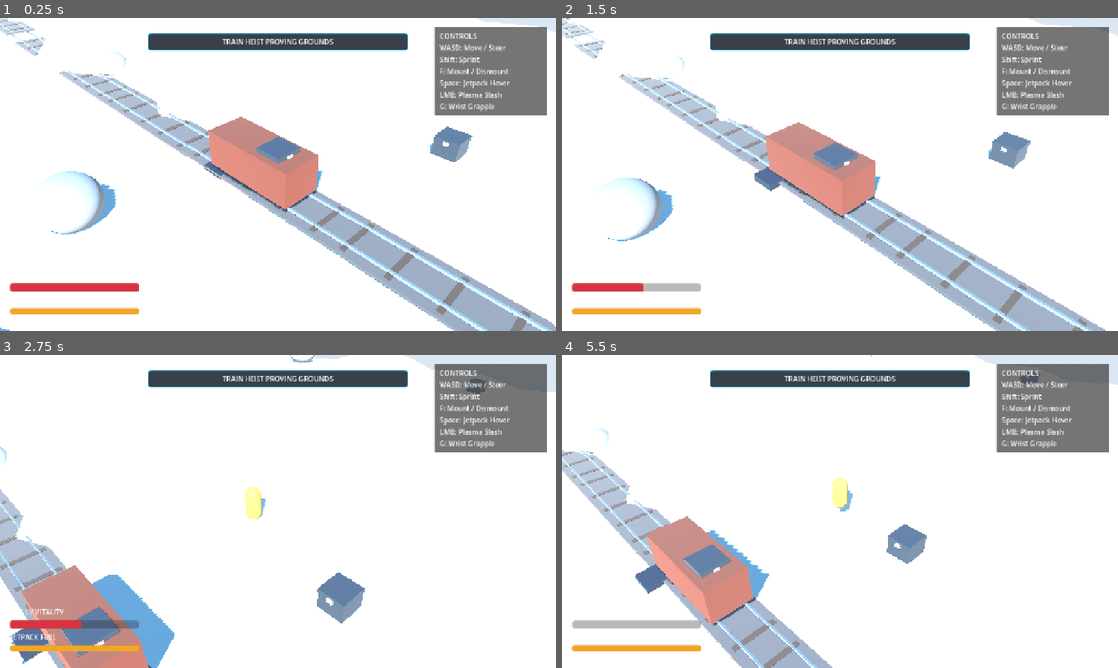
Above: before the commit, frames 1-4 (two rows, left to right).
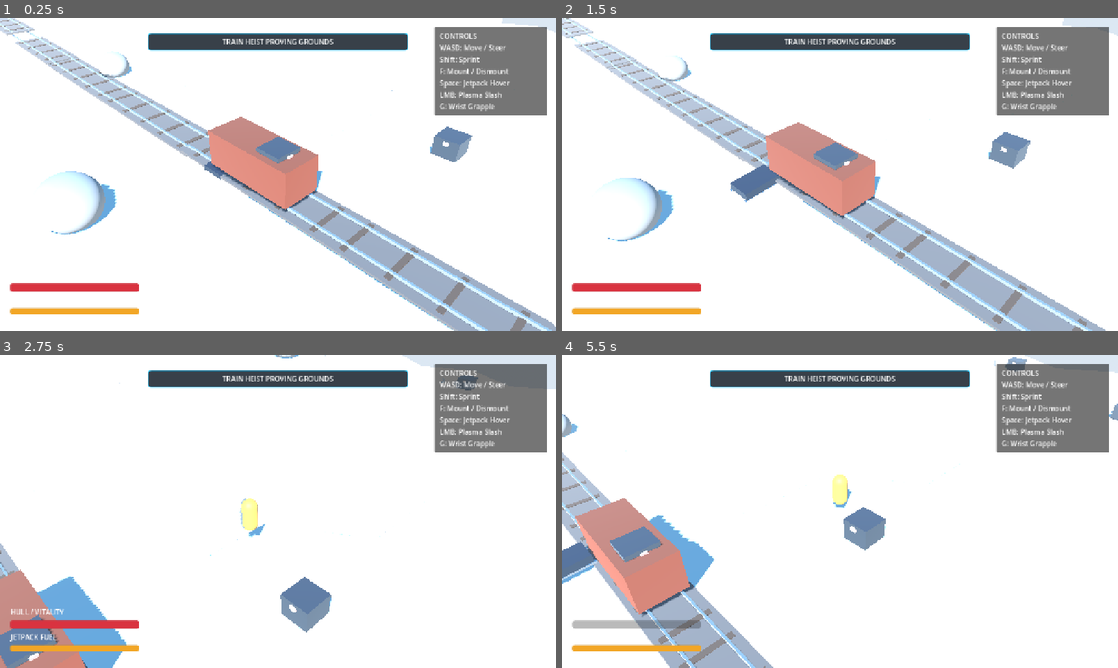
Above: after the commit, the same moments.

Repository: mcintalmo/drift
Game: Godot game, scene res://scenes/world/ProceduralSectorSandbox.tscn
Same seed, same stepped clock (60 frames per second), same inputs: the game is played once before the commit and once after it. This scene is started directly instead of the project's main scene.
Inputs (mouse positions are in pixels of both pictures, inside the frame that each line leads up to):
- Up to frame 1 (0.25 s): no input
- Up to frame 2 (1.5 s): tap Enter (ui_accept) at 0.5, 0.77 s; move the mouse to (962, 158) at 0.52 s; hold E (pilot_lean_right) 0.53-1.25 s; click (962, 158) at 0.6 s; drag from (728, 190) to (812, 237) at 1.27 s
- Up to frame 3 (2.75 s): move the mouse to (333, 442) at 2.02 s; hold E (pilot_lean_right) from 2.03 s (still down); tap G (pilot_wrist_grapple) at 2.1 s
- Up to frame 4 (5.5 s): release E (pilot_lean_right) at 2.75 s; drag from (812, 574) to (673, 464) at 2.77 s; move the mouse to (1006, 558) at 3.52 s; hold Q (pilot_lean_left) 3.53-4.25 s; hold Right mouse button (winch_quick) 3.53-4.25 s; tap Enter (ui_accept) at 3.77, 4.25, 5 s; drag from (673, 464) to (756, 433) at 4.27 s; move the mouse to (867, 511) at 5.02 s; hold S (brake_reverse) from 5.03 s (still down); tap R at 5.1 s; click (867, 511) at 5.17 s

The runs differ from the first frame. In frame 1, 0.9% of the frame differs, in the area x 0-91%, y 0-100%; in frame 2, 1.7%; in frame 3, 11%; in frame 4, 17%, in the area x 0-100%, y 0-100%.

Commit message:
Implement 3D slope-aligned kinematics with ballistic airborne ramp launches, and 90-degree straight vertical cliff faces

Diff:
--- a/scripts/components/inertial_drift_component.gd
+++ b/scripts/components/inertial_drift_component.gd
@@ -21,6 +21,7 @@
 @export var current_surface: StringName = &"pack"
 @export var is_drifting: bool = false
 @export var is_boosting: bool = false
+@export var is_grounded: bool = true
 
 var velocity_3d: Vector3 = Vector3.ZERO
 var heading_angle_rad: float = 0.0
@@ -54,9 +55,19 @@
 	pilot_lean_axis = clampf(lean_input, -1.0, 1.0)
 	_update_surface_detection()
 
+	# Ground Contact & Surface Normal Detection
+	var ground_normal: Vector3 = Vector3.UP
+	is_grounded = false
+	if ground_raycast and ground_raycast.is_colliding():
+		ground_normal = ground_raycast.get_collision_normal()
+		is_grounded = true
+	elif target_body.is_on_floor():
+		ground_normal = target_body.get_floor_normal()
+		is_grounded = true
+
 	# 1. Update Drift State
 	var was_drifting: bool = is_drifting
-	is_drifting = drift_input and ground_raycast and ground_raycast.is_colliding()
+	is_drifting = drift_input and is_grounded
 	if is_drifting != was_drifting:
 		if is_drifting:
 			drift_started.emit()
@@ -68,86 +79,102 @@
 	var base_steer_speed: float = deg_to_rad(stats.steer_speed_deg_per_sec if stats else 95.0)
 	var effective_steer_speed: float = base_steer_speed
 
-	if is_drifting and stats:
+	if not is_grounded:
+		effective_steer_speed *= 0.4 # Reduced steering authority in air
+	elif is_drifting and stats:
 		effective_steer_speed *= stats.drift_yaw_multiplier
 
 	if runners:
 		effective_steer_speed *= runners.steering_bite_multiplier
 
-	# Asymmetrical mass drag yaw bias (sled pulls toward heavy side)
-	var forward_velocity: float = velocity_3d.length()
-	var yaw_bias: float = (external_com_lateral_offset_m / 0.25) * deg_to_rad(3.5) * clampf(forward_velocity / 12.0, 0.0, 1.5)
+	# Asymmetrical mass drag yaw bias
+	var speed_mag: float = velocity_3d.length()
+	var yaw_bias: float = (external_com_lateral_offset_m / 0.25) * deg_to_rad(3.5) * clampf(speed_mag / 12.0, 0.0, 1.5)
 
 	heading_angle_rad -= (steer_input * effective_steer_speed + yaw_bias) * delta
 
-	var forward_dir: Vector3 = Vector3(-sin(heading_angle_rad), 0.0, -cos(heading_angle_rad)).normalized()
-	var right_dir: Vector3 = Vector3(cos(heading_angle_rad), 0.0, -sin(heading_angle_rad)).normalized()
-
-	# 3. Thrust Force Calculation
-	var thrust_force: Vector3 = Vector3.ZERO
-	if engine:
-		if throttle_input > 0.0:
-			var forward_thrust: float = engine.max_forward_thrust * throttle_input
-			if is_boosting:
-				forward_thrust *= engine.boost_multiplier
-			thrust_force += forward_dir * forward_thrust
-		elif throttle_input < 0.0:
-			var reverse_thrust: float = engine.max_reverse_thrust * absf(throttle_input)
-			thrust_force -= forward_dir * reverse_thrust
-
-	# 4. Momentum & Friction Decomposition (XZ Plane)
-	var horizontal_velocity: Vector3 = Vector3(velocity_3d.x, 0.0, velocity_3d.z)
-	var forward_speed: float = horizontal_velocity.dot(forward_dir)
-	var lateral_speed: float = horizontal_velocity.dot(right_dir)
-
-	# Longitudinal rolling drag
-	var longitudinal_drag_force: Vector3 = -forward_dir * (forward_speed * current_friction.y * 30.0)
-
-	# Lateral slip friction
-	var lateral_friction_coeff: float = current_friction.x
-	if is_drifting:
-		lateral_friction_coeff *= 0.25 # Break traction during handbrake
-
-	var max_lateral_grip_force: float = lateral_friction_coeff * current_total_mass_kg * GRAVITY
-	var desired_lateral_braking_force: float = -(lateral_speed * current_total_mass_kg) / delta
-	var clamped_lateral_force_mag: float = clampf(desired_lateral_braking_force, -max_lateral_grip_force, max_lateral_grip_force)
-	var lateral_friction_force: Vector3 = right_dir * clamped_lateral_force_mag
-
-	# 5. Integrate Accelerations
-	var total_horizontal_forces: Vector3 = thrust_force + longitudinal_drag_force + lateral_friction_force + Vector3(external_force.x, 0.0, external_force.z)
-	var horizontal_accel: Vector3 = total_horizontal_forces / maxf(1.0, current_total_mass_kg)
-
-	horizontal_velocity += horizontal_accel * delta
-
-	# Coasting deceleration when no throttle is pressed
-	if is_zero_approx(throttle_input):
-		var coast_friction: float = current_friction.y * 2.5
-		horizontal_velocity = horizontal_velocity.move_toward(Vector3.ZERO, coast_friction * GRAVITY * delta)
-
-	var max_speed: float = engine.top_speed_ms if engine else 38.0
-	if is_boosting:
-		max_speed *= 1.35
-	if horizontal_velocity.length() > max_speed:
-		horizontal_velocity = horizontal_velocity.normalized() * max_speed
-
-	# 6. Vertical Gravity Integration
-	var vertical_velocity_y: float = velocity_3d.y
-	if ground_raycast and ground_raycast.is_colliding():
-		vertical_velocity_y = 0.0
+	var forward_yaw: Vector3 = Vector3(-sin(heading_angle_rad), 0.0, -cos(heading_angle_rad)).normalized()
+	var right_yaw: Vector3 = Vector3(cos(heading_angle_rad), 0.0, -sin(heading_angle_rad)).normalized()
+
+	# 3. Slope-Aligned Coordinate Frame
+	var forward_slope: Vector3 = forward_yaw
+	var right_slope: Vector3 = right_yaw
+
+	if is_grounded and ground_normal.y > 0.3:
+		forward_slope = (forward_yaw - ground_normal * forward_yaw.dot(ground_normal)).normalized()
+		right_slope = (right_yaw - ground_normal * right_yaw.dot(ground_normal)).normalized()
+
+	if is_grounded:
+		# === GROUND DRIVING & SLOPE KINEMATICS ===
+		# Thrust Force along slope plane
+		var thrust_force: Vector3 = Vector3.ZERO
+		if engine:
+			if throttle_input > 0.0:
+				var forward_thrust: float = engine.max_forward_thrust * throttle_input
+				if is_boosting:
+					forward_thrust *= engine.boost_multiplier
+				thrust_force = forward_slope * forward_thrust
+			elif throttle_input < 0.0:
+				var reverse_thrust: float = engine.max_reverse_thrust * absf(throttle_input)
+				thrust_force = -forward_slope * reverse_thrust
+
+		# Decompose velocity in slope frame
+		var forward_speed: float = velocity_3d.dot(forward_slope)
+		var lateral_speed: float = velocity_3d.dot(right_slope)
+
+		# Longitudinal rolling drag
+		var longitudinal_drag: Vector3 = -forward_slope * (forward_speed * current_friction.y * 25.0)
+
+		# Lateral slip friction
+		var lateral_friction_coeff: float = current_friction.x
+		if is_drifting:
+			lateral_friction_coeff *= 0.25 # Break traction during handbrake
+
+		var max_lateral_grip: float = lateral_friction_coeff * current_total_mass_kg * GRAVITY
+		var desired_lateral_braking: float = -(lateral_speed * current_total_mass_kg) / delta
+		var clamped_lateral_force: float = clampf(desired_lateral_braking, -max_lateral_grip, max_lateral_grip)
+		var lateral_friction: Vector3 = right_slope * clamped_lateral_force
+
+		# Gravity slope pull: pulling down hills naturally
+		var gravity_slope_force: Vector3 = Vector3.DOWN * (current_total_mass_kg * GRAVITY)
+		var gravity_along_slope: Vector3 = gravity_slope_force - ground_normal * gravity_slope_force.dot(ground_normal)
+
+		# Total Forces
+		var total_forces: Vector3 = thrust_force + longitudinal_drag + lateral_friction + gravity_along_slope + external_force
+		var accel: Vector3 = total_forces / maxf(1.0, current_total_mass_kg)
+
+		velocity_3d += accel * delta
+
+		# Coasting deceleration
+		if is_zero_approx(throttle_input):
+			var coast_friction: float = current_friction.y * 3.0
+			velocity_3d = velocity_3d.move_toward(Vector3.ZERO, coast_friction * GRAVITY * delta)
+
+		var max_speed: float = engine.top_speed_ms if engine else 38.0
+		if is_boosting:
+			max_speed *= 1.35
+		if velocity_3d.length() > max_speed:
+			velocity_3d = velocity_3d.normalized() * max_speed
+
 	else:
-		vertical_velocity_y -= GRAVITY * delta
-	vertical_velocity_y += (external_force.y / maxf(1.0, current_total_mass_kg)) * delta
-
-	velocity_3d = Vector3(horizontal_velocity.x, vertical_velocity_y, horizontal_velocity.z)
+		# === AIRBORNE BALLISTIC FLIGHT (RAMP LAUNCH) ===
+		# In air, preserve 3D launch momentum and apply true downward gravity
+		velocity_3d.y -= GRAVITY * delta
+		velocity_3d += (external_force / maxf(1.0, current_total_mass_kg)) * delta
+
+		# Gentle airborne aerodynamic drag
+		velocity_3d.x = move_toward(velocity_3d.x, 0.0, 0.5 * delta)
+		velocity_3d.z = move_toward(velocity_3d.z, 0.0, 0.5 * delta)
+
 	target_body.velocity = velocity_3d
 	target_body.move_and_slide()
 	velocity_3d = target_body.velocity
 
-	# 7. Roll & Pitch Alignment to Ground Slopes (Basis Transformation)
-	_update_attitude_dynamics(delta, forward_dir, lateral_speed, steer_input, horizontal_velocity.length())
+	# 7. Attitude Dynamics (Roll & Slope/Airborne Pitch)
+	_update_attitude_dynamics(delta, forward_yaw, ground_normal)
 
 	# 8. Signals
-	var speed_kmh: float = horizontal_velocity.length() * 3.6
+	var speed_kmh: float = velocity_3d.length() * 3.6
 	linear_speed_changed.emit(speed_kmh)
 
 func _update_surface_detection() -> void:
@@ -169,37 +196,37 @@
 		return runners.get_friction_for_surface(current_surface)
 	return Vector2(0.75, 0.15)
 
-func _update_attitude_dynamics(delta: float, forward_dir: Vector3, lateral_speed: float, steer_input: float, speed_mag: float) -> void:
-	# 1. Static gravity tilt from lateral COM offset
+func _update_attitude_dynamics(delta: float, forward_yaw: Vector3, ground_normal: Vector3) -> void:
+	var right_yaw: Vector3 = Vector3(forward_yaw.z, 0.0, -forward_yaw.x)
+	var horiz_vel: Vector3 = Vector3(velocity_3d.x, 0.0, velocity_3d.z)
+	var lateral_speed: float = horiz_vel.dot(right_yaw)
+	var speed_mag: float = horiz_vel.length()
+
+	# 1. Roll Dynamics (Static COM + Centrifugal - Pilot Lean)
 	var static_com_roll: float = (external_com_lateral_offset_m / 0.20) * deg_to_rad(20.0)
-
-	# 2. Dynamic centrifugal roll during turns (amplified by height)
 	var height_factor: float = clampf(external_com_height_m / 0.25, 0.5, 2.5)
-	var centrifugal_roll: float = ((lateral_speed * 0.05) + (steer_input * (speed_mag / 16.0) * deg_to_rad(14.0))) * height_factor
-
-	# 3. Pilot counter-lean stabilization (Q / E)
+	var centrifugal_roll: float = (lateral_speed * 0.05) * height_factor
 	var pilot_lean: float = pilot_lean_axis * deg_to_rad(18.0)
 
 	var target_roll_rad: float = clampf(static_com_roll + centrifugal_roll - pilot_lean, deg_to_rad(-45.0), deg_to_rad(45.0))
 	var restore_speed: float = stats.roll_restoring_stiffness if stats else 6.0
 	roll_angle_rad = lerpf(roll_angle_rad, target_roll_rad, restore_speed * delta)
 
-	# 4. Ground Slope Pitch Alignment
+	# 2. Pitch Dynamics (Ground Slope or Airborne Flight Path)
 	var target_pitch_rad: float = 0.0
-	if ground_raycast and ground_raycast.is_colliding():
-		var ground_normal: Vector3 = ground_raycast.get_collision_normal()
-		# Projection of ground normal along vehicle forward heading
-		# When pointing downhill: normal has component along heading -> pitches forward
-		var slope_dot: float = forward_dir.dot(ground_normal)
-		target_pitch_rad = clampf(asin(-slope_dot), deg_to_rad(-35.0), deg_to_rad(35.0))
-	elif target_body.is_on_floor():
-		var floor_normal: Vector3 = target_body.get_floor_normal()
-		var slope_dot: float = forward_dir.dot(floor_normal)
-		target_pitch_rad = clampf(asin(-slope_dot), deg_to_rad(-35.0), deg_to_rad(35.0))
-
-	pitch_angle_rad = lerpf(pitch_angle_rad, target_pitch_rad, 8.0 * delta)
-
-	# Apply combined Heading (Y), Pitch (X local), and Roll (Z local)
+	if is_grounded:
+		# Downhill / Uphill slope alignment
+		var slope_dot: float = forward_yaw.dot(ground_normal)
+		target_pitch_rad = clampf(asin(-slope_dot), deg_to_rad(-40.0), deg_to_rad(40.0))
+		pitch_angle_rad = lerpf(pitch_angle_rad, target_pitch_rad, 10.0 * delta)
+	else:
+		# Airborne trajectory alignment (points nose into flight path arc)
+		if speed_mag > 3.0:
+			var flight_pitch: float = atan2(velocity_3d.y, speed_mag)
+			target_pitch_rad = clampf(flight_pitch, deg_to_rad(-45.0), deg_to_rad(40.0))
+		pitch_angle_rad = lerpf(pitch_angle_rad, target_pitch_rad, 5.0 * delta)
+
+	# Construct 3D Orthogonal Basis
 	var heading_basis: Basis = Basis(Vector3.UP, heading_angle_rad)
 	var pitch_basis: Basis = Basis(Vector3(1, 0, 0), pitch_angle_rad)
 	var roll_basis: Basis = Basis(Vector3(0, 0, -1), roll_angle_rad)
--- a/scripts/world/hex_world_tile.gd
+++ b/scripts/world/hex_world_tile.gd
@@ -11,6 +11,7 @@
 @export var base_elevation_m: float = 0.0
 @export var is_hot_spring: bool = false
 @export var is_glacial_chasm: bool = false
+@export var is_plateau_cliff: bool = false
 
 var _static_body: StaticBody3D
 var _mesh_instance: MeshInstance3D
@@ -23,7 +24,7 @@
 	if not _static_body:
 		_build_tile_geometry([])
 
-## Initializes the hex tile with smooth big hills, macro plateau tiers, and sheer glacial chasm cliffs
+## Initializes the hex tile with smooth rideable hills, discrete plateau tiers, and 90-degree straight vertical cliffs
 func initialize_tile(coord: Vector2i, biome: Resource, seed_val: int, hot_spring_flag: bool = false) -> void:
 	axial_coord = coord
 	biome_data = biome if biome else SectorBiomeDataClass.new()
@@ -34,7 +35,7 @@
 	var world_x: float = tile_outer_radius_m * SQRT_3 * (float(coord.x) + float(coord.y) * 0.5)
 	var world_z: float = tile_outer_radius_m * 1.5 * float(coord.y)
 
-	# 1. Gentle, smooth rolling base elevation noise
+	# 1. Gentle continuous rolling base elevation (creates smooth rolling hills)
 	var base_noise: FastNoiseLite = FastNoiseLite.new()
 	base_noise.seed = seed_val
 	var freq: float = biome_data.get("elevation_frequency") if "elevation_frequency" in biome_data else 0.012
@@ -42,20 +43,23 @@
 	base_noise.frequency = freq
 	base_elevation_m = base_noise.get_noise_2d(world_x, world_z) * amp
 
-	# 2. Big Hill / Plateau Tiering (Ride-downable slopes)
+	# 2. Discrete Macro Plateau / Chasm Tiers (Forms 100% straight vertical cliffs)
 	var plateau_noise: FastNoiseLite = FastNoiseLite.new()
 	plateau_noise.seed = seed_val + 7771
 	plateau_noise.frequency = 0.008
 	var p_val: float = plateau_noise.get_noise_2d(world_x, world_z)
 	var p_thresh: float = biome_data.get("plateau_threshold") if "plateau_threshold" in biome_data else 0.28
 	var tier_h: float = biome_data.get("plateau_tier_height_m") if "plateau_tier_height_m" in biome_data else 3.5
+
+	var macro_tier_offset: float = 0.0
 	if p_val > p_thresh:
-		base_elevation_m += tier_h # Big hill plateau tier (smooth ride-downable slope)
+		is_plateau_cliff = true
+		macro_tier_offset = tier_h # Elevated plateau tier with straight vertical cliff walls
 	elif p_val < -0.38 and not is_hot_spring:
 		is_glacial_chasm = true
-		base_elevation_m -= 6.5 # Sheer glacial gorge chasm
-
-	position = Vector3(world_x, base_elevation_m, world_z)
+		macro_tier_offset = -6.5 # Sunken glacial gorge with straight vertical chasm walls
+
+	position = Vector3(world_x, base_elevation_m + macro_tier_offset, world_z)
 
 	if is_hot_spring:
 		surface_type = &"slush"
@@ -68,14 +72,14 @@
 		else:
 			surface_type = &"pack"
 
-	# Compute exact continuous corner vertex heights in world space
-	_cached_corner_heights = _compute_continuous_corner_heights(world_x, world_z, base_noise, amp, plateau_noise, p_thresh, tier_h)
+	# Corner heights only sample continuous rolling hill noise (keeps tile surface smooth and clean)
+	_cached_corner_heights = _compute_continuous_corner_heights(world_x, world_z, base_noise, amp)
 
 	_build_tile_geometry(_cached_corner_heights)
 	_spawn_procedural_features(seed_val)
 
-## Evaluates continuous world-space noise height at the 6 exact corner vertex coordinates
-func _compute_continuous_corner_heights(center_x: float, center_z: float, base_noise: FastNoiseLite, amp: float, plateau_noise: FastNoiseLite, p_thresh: float, tier_h: float) -> Array[float]:
+## Evaluates continuous world-space rolling noise height at the 6 corner vertices
+func _compute_continuous_corner_heights(center_x: float, center_z: float, base_noise: FastNoiseLite, amp: float) -> Array[float]:
 	var corner_heights: Array[float] = []
 
 	for i: int in range(6):
@@ -83,17 +87,10 @@
 		var corner_world_x: float = center_x + (tile_outer_radius_m * cos(angle_rad))
 		var corner_world_z: float = center_z + (tile_outer_radius_m * sin(angle_rad))
 
-		# Sample continuous base elevation
+		# Sample continuous base rolling elevation
 		var corner_world_elevation: float = base_noise.get_noise_2d(corner_world_x, corner_world_z) * amp
 
-		# Sample plateau tier at this exact corner coordinate (big hill slope)
-		var p_val: float = plateau_noise.get_noise_2d(corner_world_x, corner_world_z)
-		if p_val > p_thresh:
-			corner_world_elevation += tier_h
-		elif p_val < -0.38 and not is_hot_spring:
-			corner_world_elevation -= 6.5
-
-		# Relative Y height offset in this tile's local coordinate space
+		# Relative Y height offset in this tile's local space
 		var local_y: float = corner_world_elevation - base_elevation_m
 		corner_heights.append(local_y)
 
@@ -110,7 +107,7 @@
 	_static_body.set_meta(&"surface_type", surface_type)
 	add_child(_static_body)
 
-	var depth: float = 8.0 if is_glacial_chasm else 4.0
+	var depth: float = 9.0 if (is_glacial_chasm or is_plateau_cliff) else 5.0
 	var hex_mesh: ArrayMesh = _generate_model_c_mesh(tile_outer_radius_m, depth, corner_heights)
 
 	_mesh_instance = MeshInstance3D.new()
@@ -138,9 +135,10 @@
 		var vz: float = radius * sin(angle_rad)
 		var vy: float = corner_heights[i] if i < corner_heights.size() else 0.0
 		top_vertices.append(Vector3(vx, vy, vz))
+		# Bottom vertices are straight down vertically at identical X/Z coordinates
 		bottom_vertices.append(Vector3(vx, -depth, vz))
 
-	# Center Vertex: gentle shallow basin if hot spring (-0.9m), level if normal terrain
+	# Center Vertex: shallow basin if hot spring (-0.9m), level if normal terrain
 	var center_y: float = -0.9 if is_hot_spring else 0.0
 	var top_center: Vector3 = Vector3(0.0, center_y, 0.0)
 	var bottom_center: Vector3 = Vector3(0.0, -depth, 0.0)
@@ -160,7 +158,7 @@
 		st.set_normal(face_normal)
 		st.add_vertex(v3)
 
-	# Side Skirts (Cliff Walls down to depth)
+	# Side Skirts (100% straight vertical 90-degree cliff walls dropping down to depth)
 	for i: int in range(6):
 		var next_i: int = (i + 1) % 6
 		var t1: Vector3 = top_vertices[i]
@@ -196,6 +194,10 @@
 		mat.albedo_color = Color(0.18, 0.28, 0.38, 1.0) # Deep glacial chasm basalt
 		mat.roughness = 0.4
 		mat.metallic = 0.3
+		return mat
+	elif is_plateau_cliff:
+		mat.albedo_color = Color(0.82, 0.88, 0.94, 1.0) # Low-poly snow plateau with exposed rock
+		mat.roughness = 0.6
 		return mat
 
 	match surface:
--- a/test/unit/test_hex_world_gen.gd
+++ b/test/unit/test_hex_world_gen.gd
@@ -89,12 +89,8 @@
 	noise.frequency = biome.elevation_frequency
 	var amp: float = biome.elevation_amplitude
 
-	var plateau_noise: FastNoiseLite = FastNoiseLite.new()
-	plateau_noise.seed = 4281 + 7771
-	plateau_noise.frequency = 0.008
-
-	var corners_a: Array[float] = tile_a._compute_continuous_corner_heights(tile_a.position.x, tile_a.position.z, noise, amp, plateau_noise, 0.28, 3.5)
-	var corners_b: Array[float] = tile_b._compute_continuous_corner_heights(tile_b.position.x, tile_b.position.z, noise, amp, plateau_noise, 0.28, 3.5)
+	var corners_a: Array[float] = tile_a._compute_continuous_corner_heights(tile_a.position.x, tile_a.position.z, noise, amp)
+	var corners_b: Array[float] = tile_b._compute_continuous_corner_heights(tile_b.position.x, tile_b.position.z, noise, amp)
 
 	var world_y_a0: float = tile_a.position.y + corners_a[0]
 	var world_y_b2: float = tile_b.position.y + corners_b[2]
